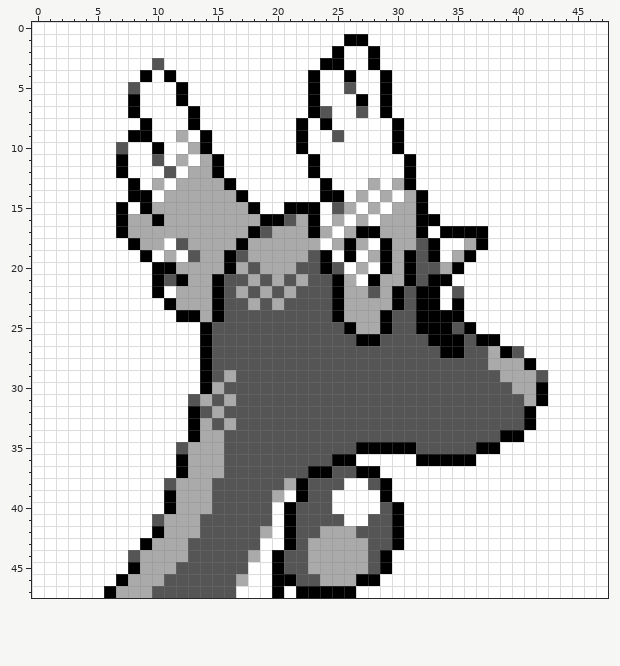
Two versions of one pixel-art sprite, gfx/pokemon/dragonair/back.png. Above, as it was before the edit.
The file is 48x48 pixels.
After:
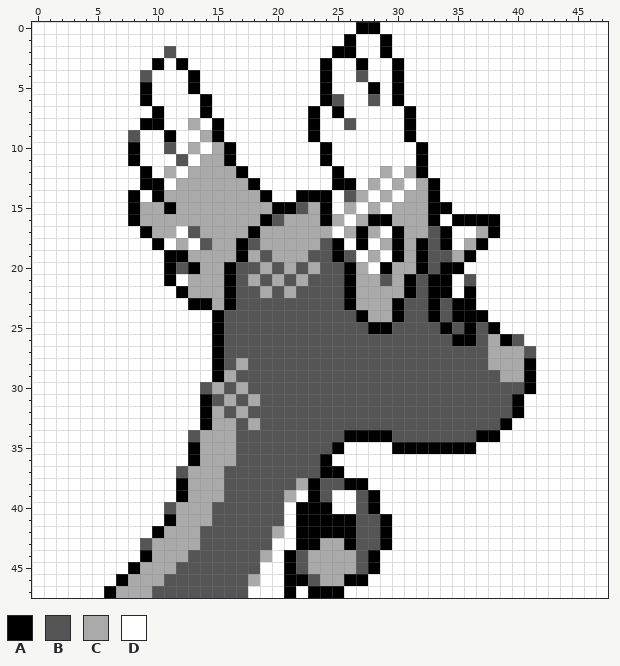
Palette (. is transparent): A #000000  B #555555  C #aaaaaa  D #ffffff
Change:
Changed rows in their new state; - is an unchanged pixel.
first column x 7:
 0 --------------------AA--------------
 1 --------------------D-A-------------
 2 ----B--------------A-DA-------------
 3 ---A-A------------D-AD-A------------
 4 --B-D-A---------DA-DB-DA------------
 5 -DA--DA---------DA-D-ADA------------
 6 -DA--D-A--------DAB-DBDA------------
 7 -D-A--DA---------DA-D-D-A-----------
 8 ---A--C-A------DAD-B---DA-----------
 9 -BD-AD-CA------DA-D----DA-----------
10 DA-DB--DCA-----D-A-----D-A----------
11 DA-D-B--CA------DA------DA----------
12 D-A-C---CCA-----D-A---C-CA----------
13 -DAA-----CCA-----DAA----DCA---------
14 --DA------CCA--AA-DB-----CA---------
15 DAC-A------CCA-BCAD------CAA--------
16 DA-C---------BC-CA---AA--C--AAAA----
17 DDA--DB-----C---C----CDA-CB-DDCA----
18 -DDA-CDB---B-----BADA-CA-ABA--------
19 --D-AAC--CA-B----BAB--DACABB--------
20 ---D-BA---B--B--CB-A----CA-A--------
21 ---DAD--CA--------BACCB------B------
22 ---D-A--CAB-------BA-C-CAB-ADA------
23 ----DDAACA-B-B----BA-----B-B-A------
24 -----DDD----------BBA-CA-B-B-AA-----
25 -------DA----------BBA---BB---BA----
26 -------DA-----------BB----BB-ABCAB--
27 -------DA------------------BB---CCB-
28 -------DA-C-------------------------
29 -------DA-------------------------AD
30 -------B--C----------------------BAD
31 ------DA---C---------------------ADD
32 ------DA--C----------------------AD-
33 ------DAC--C--------------------ADD-
34 ------B--C---------AAAA-------AADD--
35 -----DA--C--------ADDDD--AAAAADD----
36 -----DA--C-------ADD-----DDDDD------
37 -----B----------B-ADDD--------------
38 ----DA--C-----BCA--AADD-------------
39 ----DA--C----BCDA---BAD-------------
40 ----B--------BDAAA--BADD------------
41 ---DA--C-----BDAAAAAB-AD------------
42 ------------BCDAAAAA--AD------------
43 --B---C-----B-DAA--AB-AD------------
44 -DA--------BCDA-----BAD-------------
45 -----------B-DA-----BAD-------------
46 ----------BC-D-A---A-D--------------
47 ----------B--DAD---D----------------
Changed places in both pictures, as pixel boxes (x1, y1, x2, y2):
changed: (116, 22, 548, 598)
